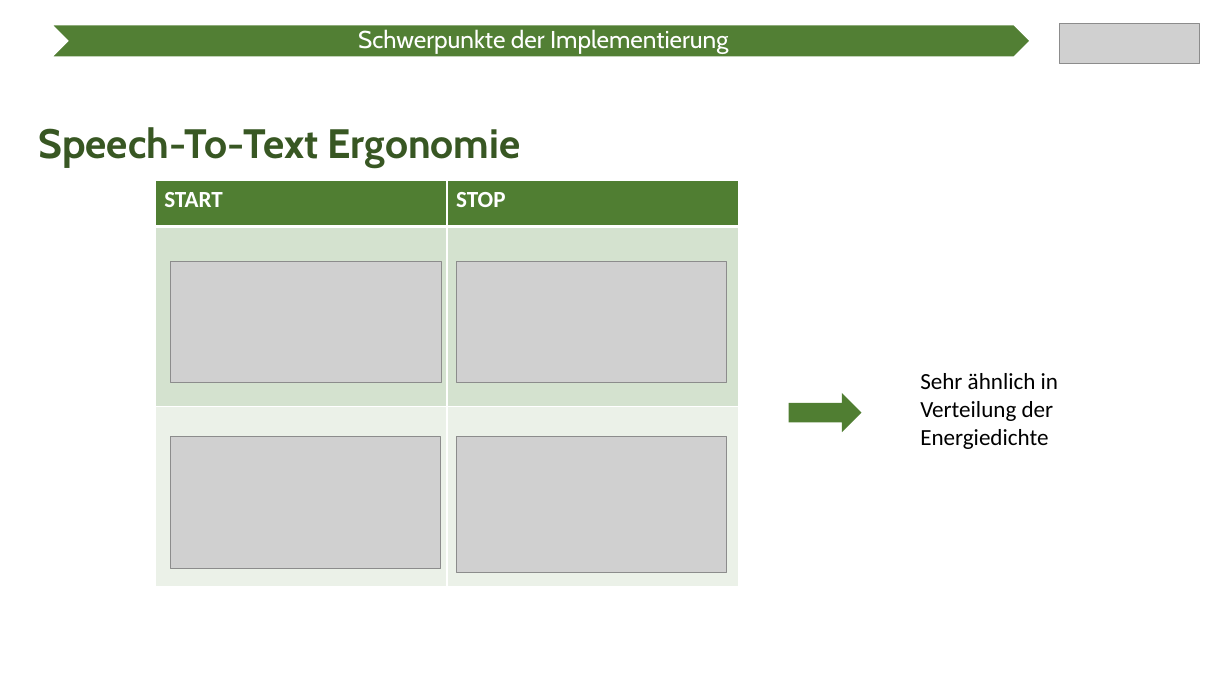
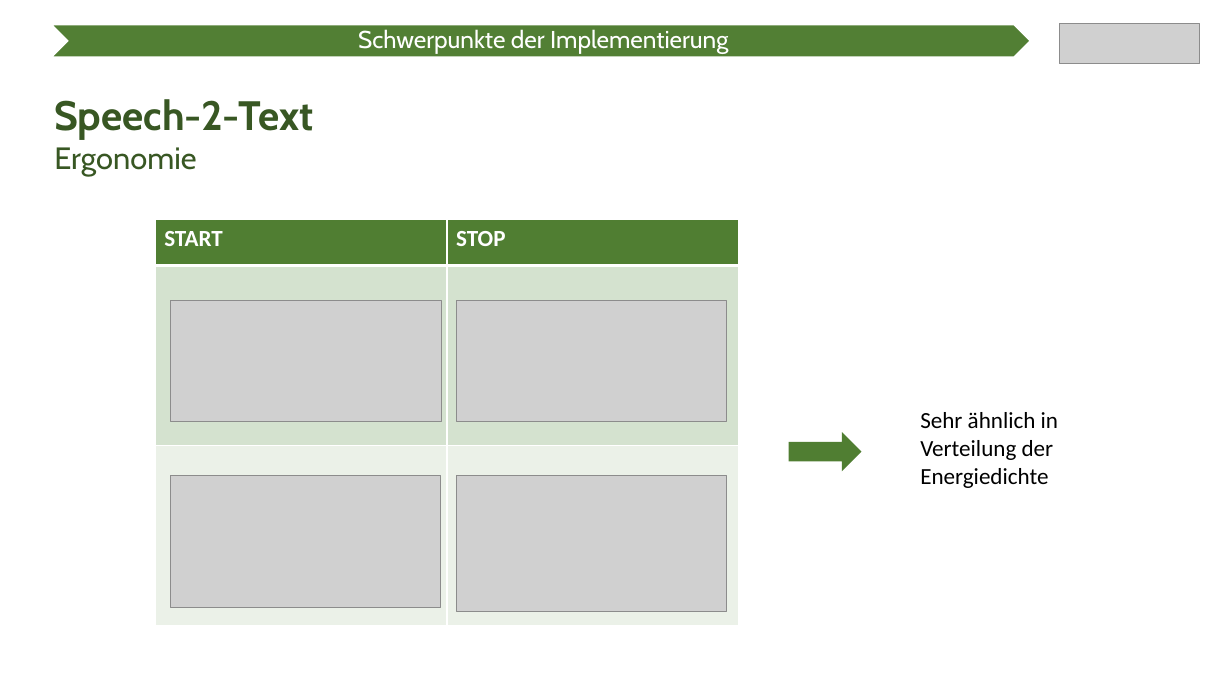
Before and after one commit to Ratoh/SAPLEXA, a slide deck: slide 8 of CavallaroAngelo/Präsentation Wahlmodulvorstellung/SAPlexa Präsentation.pptx. Drawn at 1232x693 pixels with LibreOffice and Linux fonts; fonts in the diff are those of the drawing; grey boxes stand for pictures. Boxes give left, top, right and bottom in pixels: in the first picture for what was removed or moved away, otherwise in the second. Text is boxed around its words. In the diff, an @@ line names an element or a change of style, - is before the commit and + after.

```diff
--- a/CavallaroAngelo/Präsentation Wahlmodulvorstellung/SAPlexa Präsentation.pptx
+++ b/CavallaroAngelo/Präsentation Wahlmodulvorstellung/SAPlexa Präsentation.pptx
@@ text at bbox=[54, 99, 313, 175]: text changed @@
-Speech-To-Text Ergonomie
+Speech-2-Text
+Ergonomie
@@ 4 pictures, 1 table, 1 text, 1 right arrow: place and size @@
-4 pictures, 1 table, 1 text, 1 right arrow at bbox=[155, 181, 1058, 587]
+4 pictures, 1 table, 1 text, 1 right arrow at bbox=[155, 220, 1058, 626]
```
Also in this commit, not shown: 14 other slides changed, 2 slides added, 3 slides removed.
